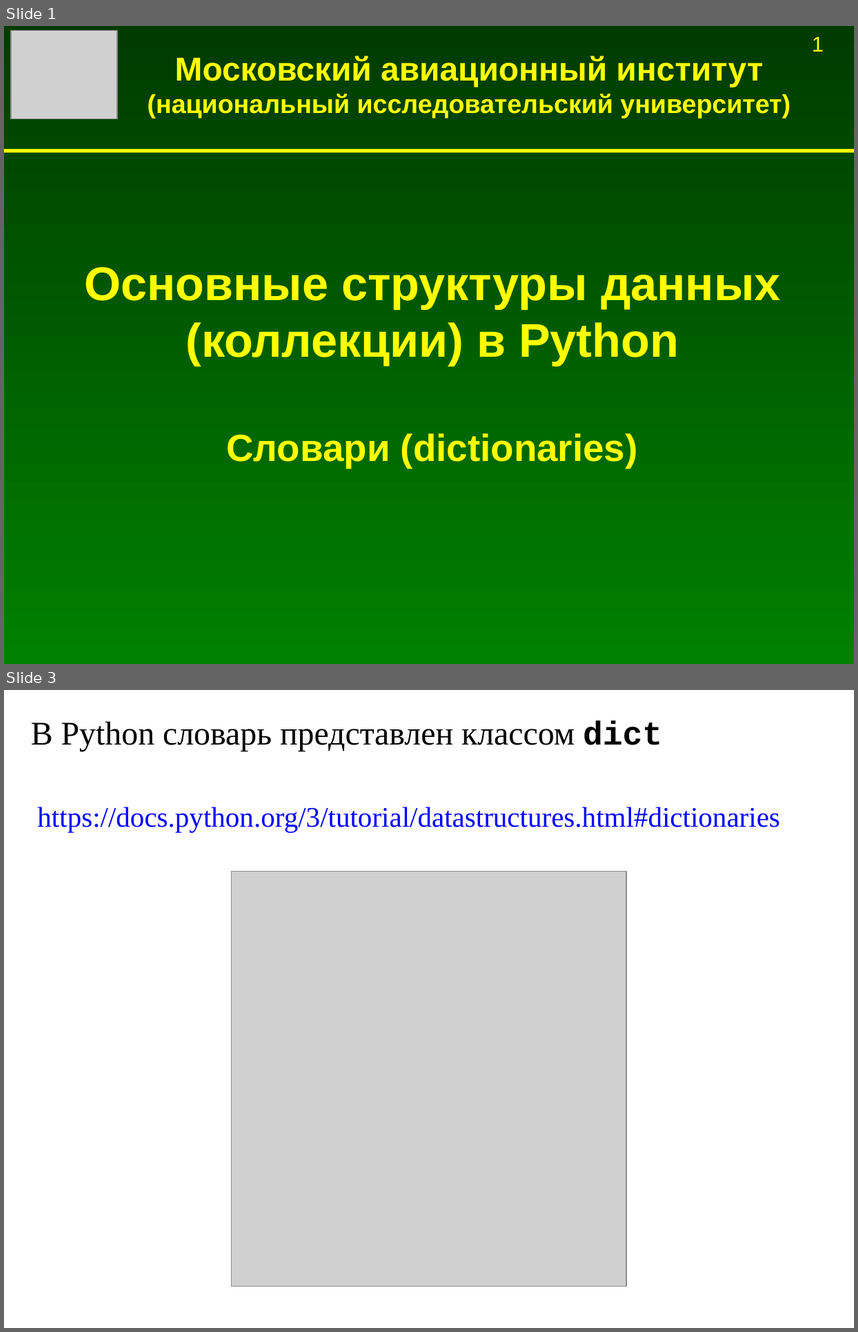
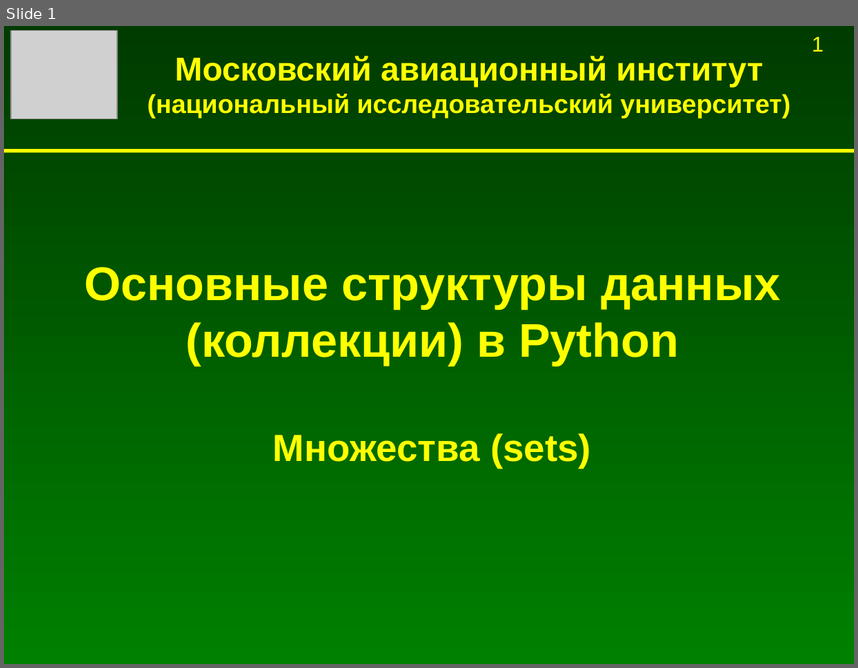
Before and after one commit to Jenyay/modelling, a slide deck: python language/presentations/08. Basic data structures. Sets.odp. Shown one above the other, each under a label of ours: slides 1 and 3 before the commit, slide 1 after it; the slides between them are not shown. The pictures are 858x1332 and 858x668 pixels, drawn with LibreOffice and Linux fonts; fonts in the diff are those of the drawing; grey boxes stand for pictures. Boxes give left, top, right and bottom in pixels: in the first picture for what was removed or moved away, otherwise in the second. Text is boxed around its words. In the diff, an @@ line names an element or a change of style, - is before the commit and + after.

Commit message:
Обновление презентации про множества

```diff
--- a/python language/presentations/08. Basic data structures. Sets.odp
+++ b/python language/presentations/08. Basic data structures. Sets.odp
@@ slide 3 removed at <box>4,690,854,1328</box>, background #FFFFFF @@
@@ text removed at <box>31,721,662,751</box> @@
-В Python словарь представлен классом dict
@@ text removed at <box>37,807,780,832</box> @@
-https://docs.python.org/3/tutorial/datastructures.html#dictionaries
@@ picture removed at <box>232,871,627,1286</box> @@
@@ slide 1 changed as well @@
@@ text at <box>273,433,591,468</box>: text changed @@
-Словари (dictionaries)
+Множества (sets)
```
Also in this commit, not shown: 1 other slide changed, 2 slides added, 38 other slides removed.
